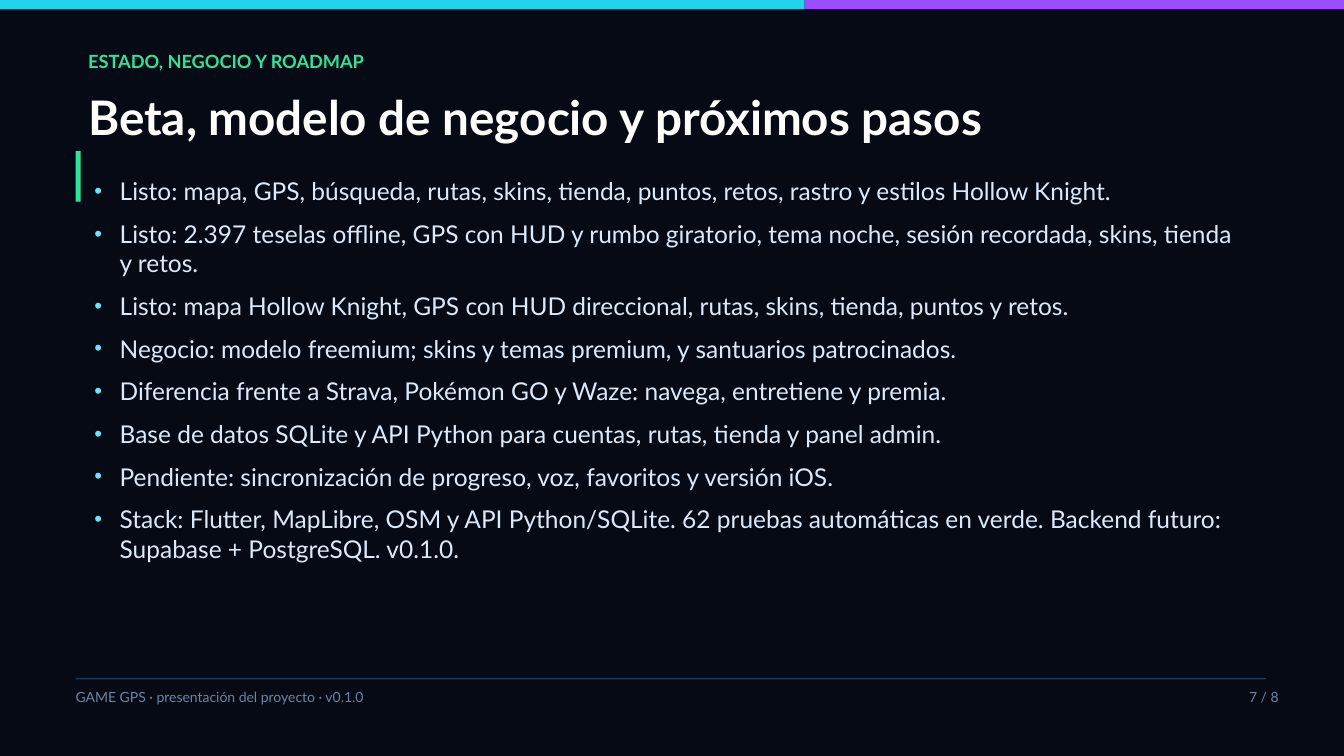
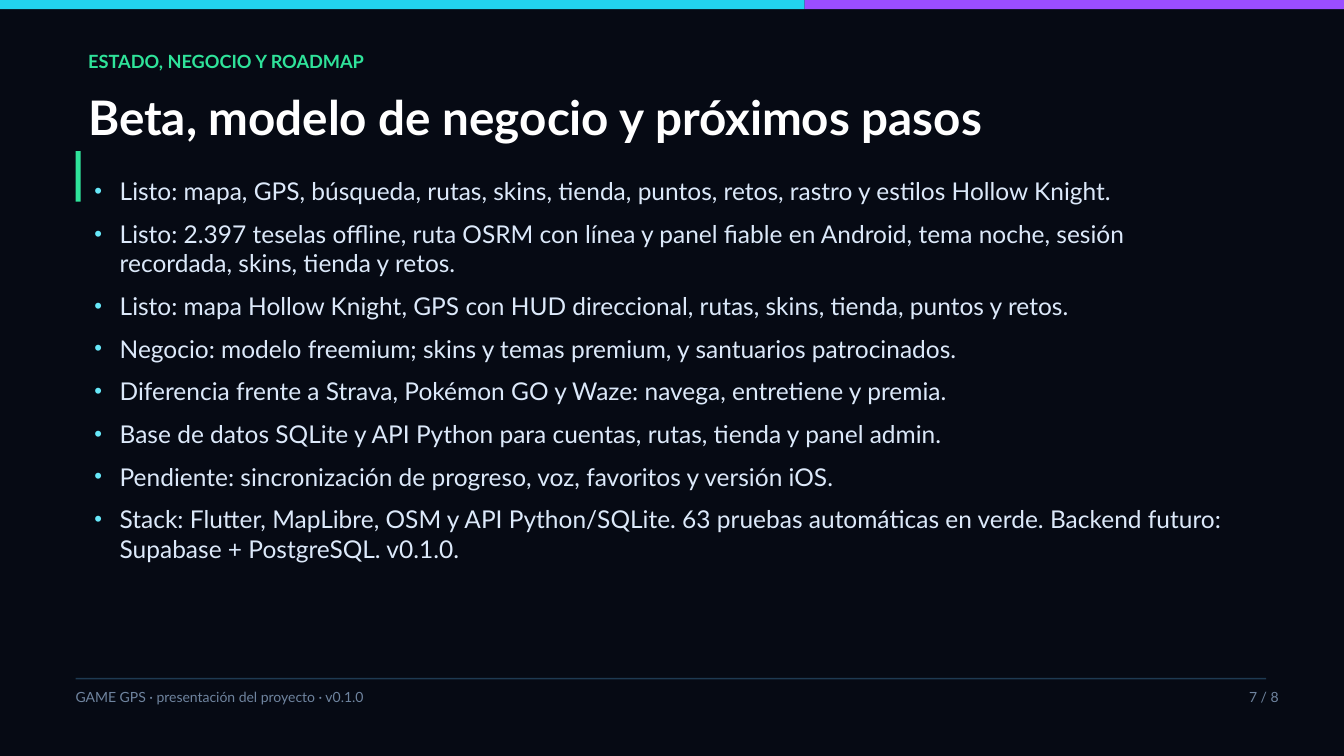
Before and after one commit to emmanuelcantero09-droid/GAMEGPS, a slide deck: slide 7 of Presentacion_GAME_GPS.pptx. Drawn at 1344x756 pixels with LibreOffice and Linux fonts; fonts in the diff are those of the drawing. Boxes give left, top, right and bottom in pixels: in the first picture for what was removed or moved away, otherwise in the second. Text is boxed around its words. In the diff, an @@ line names an element or a change of style, - is before the commit and + after.

Commit message:
Fix: pantalla gris al elegir dirección y ruta estable
- Causa real: ~12 markers de flechas añadidos de golpe al WidgetLayer de
  MapLibre bloqueaban el renderizado; eliminados (la línea se mantiene).
- trackLocation desactivado: el componente de ubicación nativo nunca se
  activa con enableLocation() y dejaba el mapa gris en Android.
- Navegación en modo seguro: panel con distancia, tiempo e instrucciones,
  encuadre con moveCamera sin animación.
- Indicador del usuario más compacto y situado bajo el punto GPS.
- Parser OSRM geojson [lon, lat] y cámara a prueba de cancelaciones.
- README, ficha, presentación y matriz actualizados. 63 pruebas en verde.

```diff
--- a/Presentacion_GAME_GPS.pptx
+++ b/Presentacion_GAME_GPS.pptx
@@ text at bbox=[120, 225, 1124, 277]: text changed @@
-• Listo: 2.397 teselas offline, GPS con HUD y rumbo giratorio, tema noche, sesión recordada, skins, tienda y retos.
+• Listo: 2.397 teselas offline, ruta OSRM con línea y panel fiable en Android, tema noche, sesión recordada, skins, tienda y retos.
@@ text at bbox=[120, 510, 1221, 563]: text changed @@
-• Stack: Flutter, MapLibre, OSM y API Python/SQLite. 62 pruebas automáticas en verde. Backend futuro: Supabase + PostgreSQL. v0.1.0.
+• Stack: Flutter, MapLibre, OSM y API Python/SQLite. 63 pruebas automáticas en verde. Backend futuro: Supabase + PostgreSQL. v0.1.0.
```
Also in this commit, not shown: 1 other slide changed, 4 other files.
